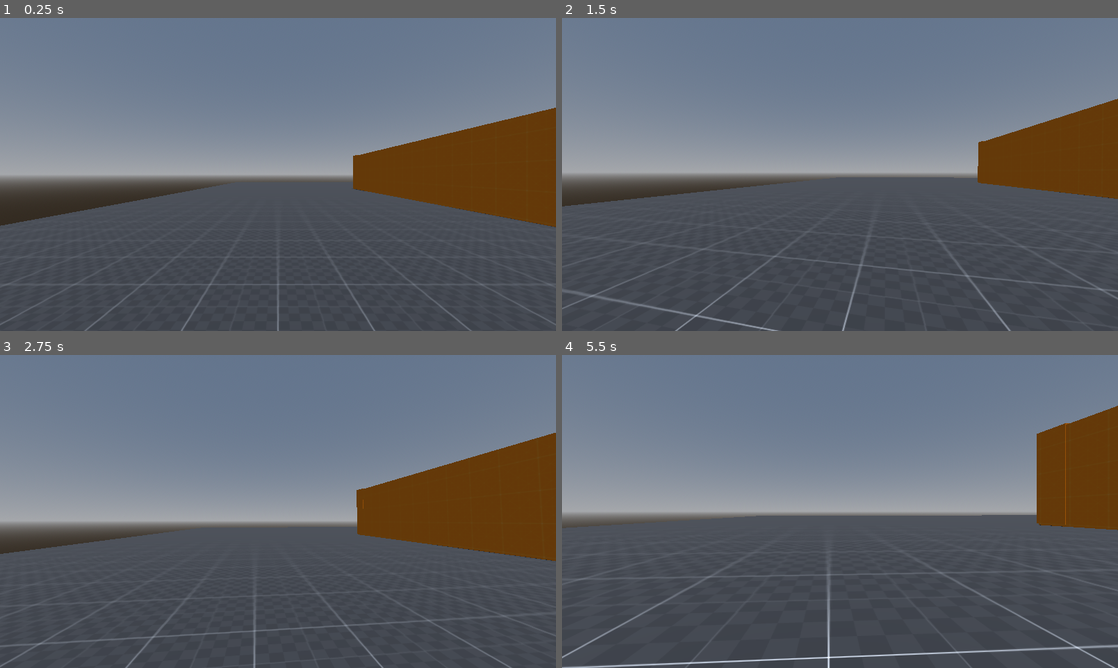
Above: before the commit, frames 1-4 (two rows, left to right).
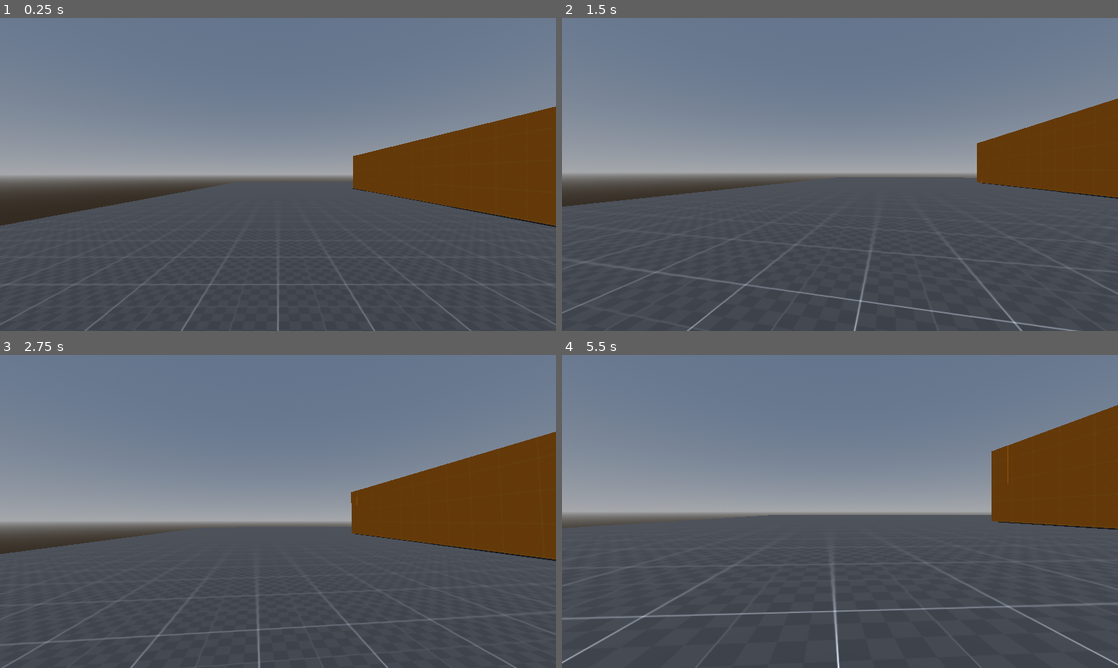
Above: after the commit, the same moments.

Repository: Gabe051/AsbestosisDev
Game: Godot game, scene res://Scenes/main.tscn
Same seed, same stepped clock (60 frames per second), same inputs: the game is played once before the commit and once after it.
Inputs (mouse positions are in pixels of both pictures, inside the frame that each line leads up to):
- Up to frame 1 (0.25 s): no input
- Up to frame 2 (1.5 s): tap Enter at 0.5 s; move the mouse to (867, 174) at 0.52 s; hold W (forward) from 0.53 s (still down); tap Ctrl (crawl) at 0.6 s; move the mouse to (812, 174) at 1.27 s; tap C (crouch) at 1.35 s
- Up to frame 3 (2.75 s): keep holding W (forward); move the mouse to (289, 505) at 2.02 s; hold Shift (sprint) from 2.03 s (still down)
- Up to frame 4 (5.5 s): keep holding W (forward); move the mouse to (834, 517) at 2.77 s; release Shift (sprint) at 2.78 s; tap one key every 0.75 s from 2.85 s: Ctrl (crawl) C (crouch) Shift (sprint) Ctrl (crawl); move the mouse to (878, 514) at 3.52 s; move the mouse to (795, 508) at 4.27 s; move the mouse to (845, 511) at 5.02 s

The runs differ from the first frame. In frame 1, 0.2% of the frame differs, in the area x 63-100%, y 28-67%; in frame 2, 2.0%; in frame 3, 1.3%; in frame 4, 4.6%, in the area x 0-100%, y 16-100%.

Commit message:
Rearranged folders, added pickup raycast and Item

Diff:
--- a/Scenes/main.tscn
+++ b/Scenes/main.tscn
@@ -1,15 +1,8 @@
-[gd_scene load_steps=20 format=3 uid="uid://dn8bl2u6mr243"]
+[gd_scene load_steps=10 format=3 uid="uid://dn8bl2u6mr243"]
 
 [ext_resource type="Texture2D" uid="uid://c5vnq84kslt6y" path="res://Assets/Textures/texture_07.png" id="1_01wmr"]
-[ext_resource type="Script" path="res://Scripts/PlayerController.gd" id="1_aoy2g"]
-[ext_resource type="Script" path="res://Scripts/StateMachine.gd" id="2_bfwtv"]
 [ext_resource type="Material" uid="uid://c54nnpjopcubv" path="res://Assets/Materials/OrangeBox.tres" id="2_ktuli"]
-[ext_resource type="Script" path="res://Scripts/States/IdlePlayerState.gd" id="3_1h6mn"]
-[ext_resource type="Script" path="res://Scripts/States/WalkingPlayerState.gd" id="4_2rade"]
-[ext_resource type="Script" path="res://Scripts/States/SprintingPlayerState.gd" id="5_785xw"]
-[ext_resource type="Script" path="res://Scripts/States/CrouchingPlayerState.gd" id="6_bisr2"]
-[ext_resource type="Script" path="res://Scripts/States/CrawlingPlayerState.gd" id="9_6kkoq"]
-[ext_resource type="Script" path="res://Scripts/States/FallingPlayerState.gd" id="10_5686t"]
+[ext_resource type="PackedScene" uid="uid://cmd4bf331ys0d" path="res://Scenes/player.tscn" id="3_jagey"]
 
 [sub_resource type="StandardMaterial3D" id="StandardMaterial3D_jc3r8"]
 albedo_texture = ExtResource("1_01wmr")
@@ -31,15 +24,6 @@
 background_mode = 2
 sky = SubResource("Sky_igu8j")
 
-[sub_resource type="CapsuleShape3D" id="CapsuleShape3D_iq1uk"]
-
-[sub_resource type="CapsuleShape3D" id="CapsuleShape3D_w8fdp"]
-height = 1.5
-
-[sub_resource type="CapsuleShape3D" id="CapsuleShape3D_4woau"]
-radius = 0.4
-height = 0.8
-
 [node name="Main" type="Node"]
 
 [node name="Structures" type="Node" parent="."]
@@ -58,13 +42,13 @@
 [node name="Level" type="Node3D" parent="Structures"]
 
 [node name="CSGBox3D" type="CSGBox3D" parent="Structures/Level"]
-transform = Transform3D(1, 0, 0, 0, 1, 0, 0, 0, 1, 9.05418, 1.77046, -13.0786)
+transform = Transform3D(1, 0, 0, 0, 1, 0, 0, 0, 1, 9.05418, 1.80589, -13.0786)
 use_collision = true
 size = Vector3(1, 3.67566, 20)
 material = ExtResource("2_ktuli")
 
 [node name="CSGBox3D2" type="CSGBox3D" parent="Structures/Level"]
-transform = Transform3D(-4.37114e-08, 0, 1, 0, 1, 0, -1, 0, -4.37114e-08, 11.5528, 1.77046, -2.57375)
+transform = Transform3D(-4.37114e-08, 0, 1, 0, 1, 0, -1, 0, -4.37114e-08, 11.5528, 1.79814, -2.57375)
 use_collision = true
 size = Vector3(1, 3.67566, 5.99036)
 material = ExtResource("2_ktuli")
@@ -88,7 +72,7 @@
 material = ExtResource("2_ktuli")
 
 [node name="CSGBox3D8" type="CSGBox3D" parent="Structures/Level"]
-transform = Transform3D(-4.37114e-08, 0, 1, 0, 1, 0, -1, 0, -4.37114e-08, 26.3926, 1.77046, -9.01339)
+transform = Transform3D(-4.37114e-08, 0, 1, 0, 1, 0, -1, 0, -4.37114e-08, 26.3926, 1.82789, -9.01339)
 use_collision = true
 size = Vector3(1, 3.67566, 16.5)
 material = ExtResource("2_ktuli")
@@ -100,7 +84,7 @@
 material = ExtResource("2_ktuli")
 
 [node name="CSGBox3D12" type="CSGBox3D" parent="Structures/Level"]
-transform = Transform3D(1, 0, 1.06581e-14, 0, 1, 0, -1.06581e-14, 0, 1, 34.1378, 1.77046, -16.0182)
+transform = Transform3D(1, 0, 1.06581e-14, 0, 1, 0, -1.06581e-14, 0, 1, 34.1378, 1.81746, -16.0182)
 use_collision = true
 size = Vector3(1, 3.67566, 14)
 material = ExtResource("2_ktuli")
@@ -112,13 +96,13 @@
 material = ExtResource("2_ktuli")
 
 [node name="CSGBox3D13" type="CSGBox3D" parent="Structures/Level"]
-transform = Transform3D(-0.587432, 4.37114e-08, 0.809273, 0.809273, -4.37114e-08, 0.587432, 6.10519e-08, 1, -9.69699e-09, 31.2367, 1.54903, -19.6092)
+transform = Transform3D(-0.587432, 4.37114e-08, 0.809273, 0.809273, -4.37114e-08, 0.587432, 6.10519e-08, 1, -9.69699e-09, 31.1945, 1.60721, -19.6092)
 use_collision = true
 size = Vector3(0.5, 3.67566, 6.28638)
 material = ExtResource("2_ktuli")
 
 [node name="CSGBox3D11" type="CSGBox3D" parent="Structures/Level"]
-transform = Transform3D(0.00105857, -0.000984055, 0.999999, 9.785e-05, 1, 0.00098395, -0.999999, 9.67849e-05, 0.00105867, 12.2899, 1.82951, -22.6322)
+transform = Transform3D(0.00105857, -0.000984055, 0.999999, 9.785e-05, 1, 0.00098395, -0.999999, 9.67849e-05, 0.00105867, 12.2927, 1.81348, -22.6794)
 use_collision = true
 size = Vector3(1, 3.67566, 7.5)
 material = ExtResource("2_ktuli")
@@ -153,51 +137,4 @@
 [node name="WorldEnvironment" type="WorldEnvironment" parent="Environment"]
 environment = SubResource("Environment_36w63")
 
-[node name="Player" type="CharacterBody3D" parent="."]
-transform = Transform3D(1, 0, 0, 0, 1, 0, 0, 0, 1, 0, -0.0597537, 0)
-script = ExtResource("1_aoy2g")
-
-[node name="StandingCapsule" type="CollisionShape3D" parent="Player"]
-transform = Transform3D(1, 0, 0, 0, 1, 0, 0, 0, 1, 0, 1, 0)
-shape = SubResource("CapsuleShape3D_iq1uk")
-
-[node name="Head" type="Node3D" parent="Player"]
-transform = Transform3D(1, 0, 0, 0, 1, 0, 0, 0, 1, 0, 1.6, 0)
-
-[node name="Camera3D" type="Camera3D" parent="Player/Head"]
-
-[node name="StateMachine" type="Node" parent="Player" node_paths=PackedStringArray("current_state")]
-script = ExtResource("2_bfwtv")
-current_state = NodePath("IdlePlayerState")
-
-[node name="IdlePlayerState" type="Node" parent="Player/StateMachine"]
-script = ExtResource("3_1h6mn")
-
-[node name="WalkingPlayerState" type="Node" parent="Player/StateMachine"]
-script = ExtResource("4_2rade")
-
-[node name="SprintingPlayerState" type="Node" parent="Player/StateMachine"]
-script = ExtResource("5_785xw")
-
-[node name="CrouchingPlayerState" type="Node" parent="Player/StateMachine"]
-script = ExtResource("6_bisr2")
-
-[node name="CrawlingPlayerState" type="Node" parent="Player/StateMachine"]
-script = ExtResource("9_6kkoq")
-
-[node name="FallingPlayerState" type="Node" parent="Player/StateMachine"]
-script = ExtResource("10_5686t")
-
-[node name="CrouchingCapsule" type="CollisionShape3D" parent="Player"]
-transform = Transform3D(1, 0, 0, 0, 1, 0, 0, 0, 1, 0, 0.748899, 0)
-shape = SubResource("CapsuleShape3D_w8fdp")
-
-[node name="CrawlingCapsule" type="CollisionShape3D" parent="Player"]
-transform = Transform3D(1, 0, 0, 0, 1, 0, 0, 0, 1, 0.000533789, 0.379769, -0.00194401)
-shape = SubResource("CapsuleShape3D_4woau")
-
-[node name="StandingCast" type="RayCast3D" parent="Player"]
-target_position = Vector3(0, 2, 0)
-
-[node name="CrouchingCast" type="RayCast3D" parent="Player"]
-target_position = Vector3(0, 1.5, 0)
+[node name="Player" parent="." instance=ExtResource("3_jagey")]
--- /dev/null
+++ b/Scenes/player.tscn
@@ -0,0 +1,81 @@
+[gd_scene load_steps=14 format=3 uid="uid://cmd4bf331ys0d"]
+
+[ext_resource type="Script" path="res://Scripts/PlayerControl/PlayerController.gd" id="1_x1gqv"]
+[ext_resource type="Script" path="res://Scripts/PlayerControl/StateMachine.gd" id="2_ytu5n"]
+[ext_resource type="Script" path="res://Scripts/PlayerControl/States/IdlePlayerState.gd" id="3_2ioi1"]
+[ext_resource type="Script" path="res://Scripts/PlayerControl/States/WalkingPlayerState.gd" id="4_1te1d"]
+[ext_resource type="Script" path="res://Scripts/PlayerControl/States/SprintingPlayerState.gd" id="5_4e6ws"]
+[ext_resource type="Script" path="res://Scripts/PlayerControl/States/CrouchingPlayerState.gd" id="6_uxwj3"]
+[ext_resource type="Script" path="res://Scripts/PlayerControl/States/CrawlingPlayerState.gd" id="7_dr030"]
+[ext_resource type="Script" path="res://Scripts/PlayerControl/States/FallingPlayerState.gd" id="8_a0ew8"]
+[ext_resource type="Script" path="res://Scripts/PickupAndInventory/ItemStateMachine.gd" id="9_pto0q"]
+[ext_resource type="Script" path="res://Scripts/PickupAndInventory/States/EmptyHandedPlayerState.gd" id="10_l8e2l"]
+
+[sub_resource type="CapsuleShape3D" id="CapsuleShape3D_iq1uk"]
+
+[sub_resource type="CapsuleShape3D" id="CapsuleShape3D_w8fdp"]
+height = 1.5
+
+[sub_resource type="CapsuleShape3D" id="CapsuleShape3D_4woau"]
+radius = 0.4
+height = 0.8
+
+[node name="Player" type="CharacterBody3D"]
+transform = Transform3D(1, 0, 0, 0, 1, 0, 0, 0, 1, 0, -0.0597537, 0)
+script = ExtResource("1_x1gqv")
+
+[node name="StandingCapsule" type="CollisionShape3D" parent="."]
+transform = Transform3D(1, 0, 0, 0, 1, 0, 0, 0, 1, 0, 1, 0)
+shape = SubResource("CapsuleShape3D_iq1uk")
+
+[node name="Head" type="Node3D" parent="."]
+transform = Transform3D(1, 0, 0, 0, 1, 0, 0, 0, 1, 0, 1.6, 0)
+
+[node name="Camera3D" type="Camera3D" parent="Head"]
+
+[node name="StateMachine" type="Node" parent="." node_paths=PackedStringArray("current_state")]
+script = ExtResource("2_ytu5n")
+current_state = NodePath("IdlePlayerState")
+
+[node name="IdlePlayerState" type="Node" parent="StateMachine"]
+script = ExtResource("3_2ioi1")
+
+[node name="WalkingPlayerState" type="Node" parent="StateMachine"]
+script = ExtResource("4_1te1d")
+
+[node name="SprintingPlayerState" type="Node" parent="StateMachine"]
+script = ExtResource("5_4e6ws")
+
+[node name="CrouchingPlayerState" type="Node" parent="StateMachine"]
+script = ExtResource("6_uxwj3")
+
+[node name="CrawlingPlayerState" type="Node" parent="StateMachine"]
+script = ExtResource("7_dr030")
+
+[node name="FallingPlayerState" type="Node" parent="StateMachine"]
+script = ExtResource("8_a0ew8")
+
+[node name="CrouchingCapsule" type="CollisionShape3D" parent="."]
+transform = Transform3D(1, 0, 0, 0, 1, 0, 0, 0, 1, 0, 0.748899, 0)
+shape = SubResource("CapsuleShape3D_w8fdp")
+
+[node name="CrawlingCapsule" type="CollisionShape3D" parent="."]
+transform = Transform3D(1, 0, 0, 0, 1, 0, 0, 0, 1, 0.000533789, 0.379769, -0.00194401)
+shape = SubResource("CapsuleShape3D_4woau")
+
+[node name="StandingCast" type="RayCast3D" parent="."]
+target_position = Vector3(0, 2, 0)
+
+[node name="CrouchingCast" type="RayCast3D" parent="."]
+target_position = Vector3(0, 1.5, 0)
+
+[node name="PickupCast" type="RayCast3D" parent="."]
+transform = Transform3D(1, 0, 0, 0, 1, 0, 0, 0, 1, 0, 1.6, 0)
+target_position = Vector3(0, 0, -1.5)
+
+[node name="ItemStateMachine" type="Node" parent="." node_paths=PackedStringArray("current_state")]
+script = ExtResource("9_pto0q")
+current_state = NodePath("EmptyHandedPlayerState")
+
+[node name="EmptyHandedPlayerState" type="Node" parent="ItemStateMachine"]
+script = ExtResource("10_l8e2l")
--- /dev/null
+++ b/Scripts/PickupAndInventory/ItemStateMachine.gd
@@ -0,0 +1,39 @@
+class_name ItemStateMachine
+
+extends Node
+
+@export var current_state : State
+var states: Dictionary = {}
+
+# Called when the node enters the scene tree for the first time.
+func _ready():
+	for child in get_children():
+		if child is State:
+			states[child.name] = child
+			child.transition.connect(on_child_transition)
+		else:
+			push_warning("State machine contains incompatible child node")
+	current_state.enter()
+
+
+func _process(delta):
+	current_state.update(delta)
+
+func _physics_process(delta):
+	current_state.physics_update(delta)
+
+func _unhandled_input(event):
+	current_state.handle_input(event)
+
+
+func on_child_transition(new_state_name: StringName) -> void:
+	var new_state = states.get(new_state_name)
+	if new_state != null:
+		if new_state != current_state:
+			current_state.exit()
+			new_state.enter()
+			current_state = new_state
+		else:
+			push_warning("State does not exist")
+	else:
+		print("new state is null")
--- /dev/null
+++ b/Scripts/PickupAndInventory/Items/Item.gd
@@ -0,0 +1,22 @@
+class_name Item
+
+extends CollisionObject3D
+
+const itemID := null
+
+#virtual functions
+func hold_item():
+	pass
+
+func use_item():
+	pass
+
+
+# Called when the node enters the scene tree for the first time.
+func _ready():
+	pass # Replace with function body.
+
+
+# Called every frame. 'delta' is the elapsed time since the previous frame.
+func _process(delta):
+	pass
--- /dev/null
+++ b/Scripts/PickupAndInventory/PlayerInventory.gd
@@ -0,0 +1,13 @@
+extends Node
+
+@onready var pickup_cast = $PickupCast
+
+
+# Called when the node enters the scene tree for the first time.
+func _ready():
+	pass # Replace with function body.
+
+
+# Called every frame. 'delta' is the elapsed time since the previous frame.
+func _process(delta):
+	pass
--- /dev/null
+++ b/Scripts/PickupAndInventory/States/EmptyHandedPlayerState.gd
@@ -0,0 +1,24 @@
+class_name EmptyHandedPlayerState
+
+extends State
+
+@onready var player = $"../.."
+
+
+func enter() -> void:
+	pass
+
+func exit() -> void:
+	pass
+
+func update(delta : float) -> void:
+	if player.pickup_cast.is_colliding():
+		if player.pickup_cast.get_collider() is Item:
+			pass
+
+
+func physics_update(delta : float) -> void:
+	pass
+
+func handle_input(event) -> void:
+	pass
--- a/Scripts/PlayerController.gd
+++ b/Scripts/PlayerControl/PlayerController.gd
@@ -22,6 +22,7 @@
 @onready var crawling_capsule := $CrawlingCapsule
 @onready var standing_cast = $StandingCast
 @onready var crouching_cast = $CrouchingCast
+@onready var pickup_cast = $PickupCast
 
 
 func _ready():
--- a/Scripts/States/CrawlingPlayerState.gd
+++ b/Scripts/PlayerControl/States/CrawlingPlayerState.gd
@@ -7,7 +7,7 @@
 var crawl_transition : bool = false
 
 func enter() -> void:
-	player.target_speed = 2.0
+	player.target_speed = 1.5
 	player.target_height = player.height + player.crawl_depth
 	crawl_transition = true
 	player.standing_capsule.set_disabled(true)
--- a/Scripts/States/CrouchingPlayerState.gd
+++ b/Scripts/PlayerControl/States/CrouchingPlayerState.gd
@@ -8,7 +8,7 @@
 
 func enter() -> void:
 	#Adjust player height and speed
-	player.target_speed = 4.0
+	player.target_speed = 3.5
 	player.target_height = player.height + player.crouch_depth
 	crouch_transition = true
 	player.standing_capsule.set_disabled(true)
--- a/Scripts/States/SprintingPlayerState.gd
+++ b/Scripts/PlayerControl/States/SprintingPlayerState.gd
@@ -5,7 +5,7 @@
 @onready var player := $"../.."
 
 func enter() -> void:
-	player.target_speed = 9.0
+	player.target_speed = 7.5
 
 
 func exit() -> void:
--- a/Scripts/States/WalkingPlayerState.gd
+++ b/Scripts/PlayerControl/States/WalkingPlayerState.gd
@@ -7,7 +7,7 @@
 
 
 func enter() -> void:
-	player.target_speed = 6.0
+	player.target_speed = 5.0
 
 
 
Renamed: Scripts/StateMachine.gd -> Scripts/PlayerControl/StateMachine.gd
Renamed: Scripts/States/FallingPlayerState.gd -> Scripts/PlayerControl/States/FallingPlayerState.gd
Renamed: Scripts/States/IdlePlayerState.gd -> Scripts/PlayerControl/States/IdlePlayerState.gd
Renamed: Scripts/States/State.gd -> Scripts/State.gd
